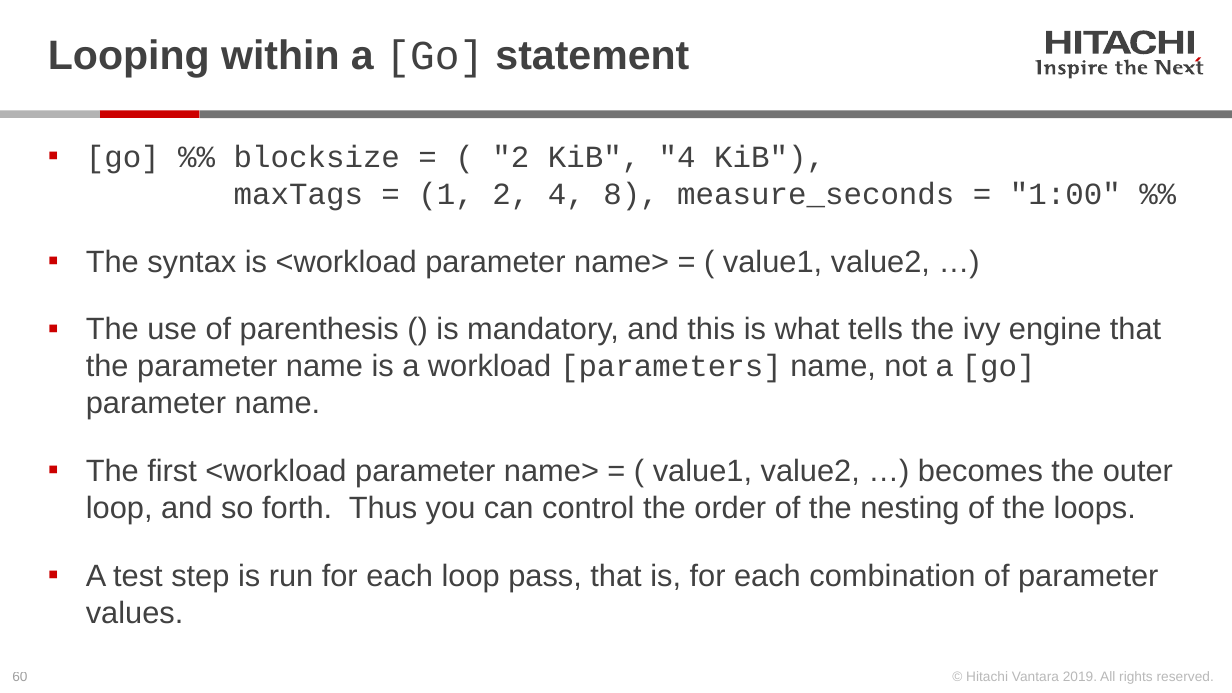
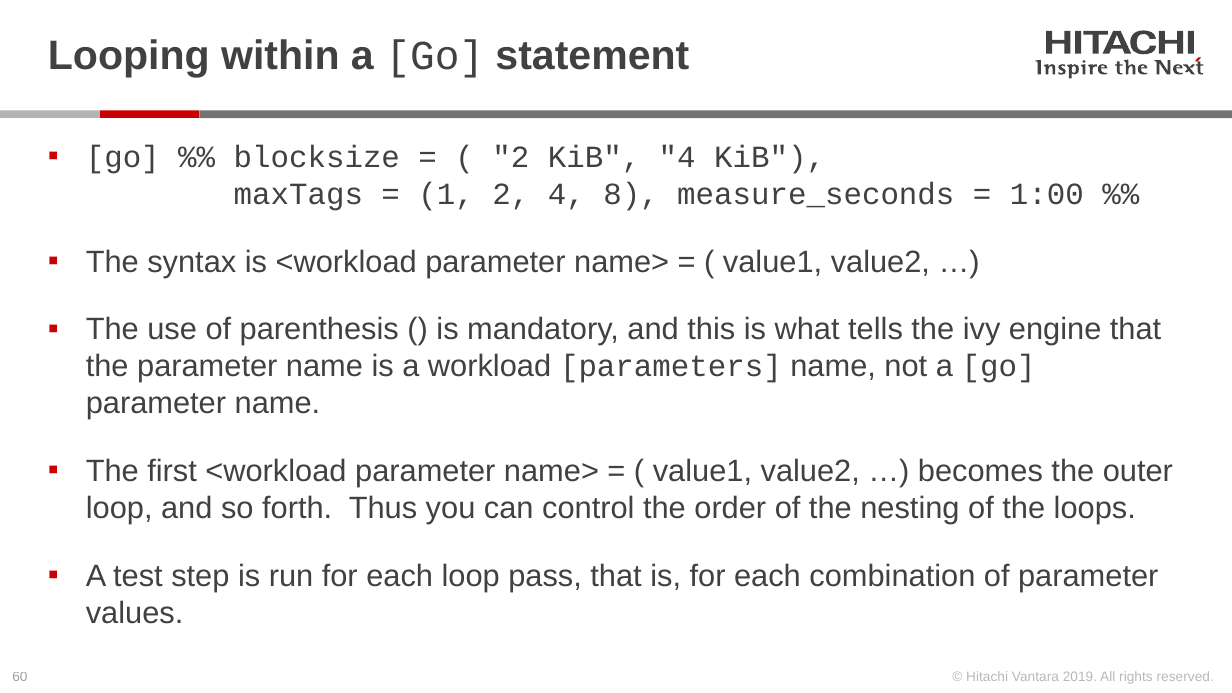
Before and after one commit to Hitachi-Data-Systems/ivy, a slide deck: slide 60 of doc/Programming the ivy engine.pptx. Drawn at 1232x693 pixels with LibreOffice and Linux fonts; fonts in the diff are those of the drawing. Boxes give left, top, right and bottom in pixels: in the first picture for what was removed or moved away, otherwise in the second. Text is boxed around its words. In the diff, an @@ line names an element or a change of style, - is before the commit and + after.

```diff
--- a/doc/Programming the ivy engine.pptx
+++ b/doc/Programming the ivy engine.pptx
@@ text at bbox=[86, 145, 1084, 211]: text changed @@
-▪ [go] %% blocksize = ( "2 KiB", "4 KiB"),
-  maxTags = (1, 2, 4, 8), measure_seconds = "1:00" %%
+▪ [go] %% blocksize = ( "2 KiB", "4 KiB"),
+  maxTags = (1, 2, 4, 8), measure_seconds = 1:00 %%
```
Also in this commit, not shown: 1 other slide changed, 13 other files.
